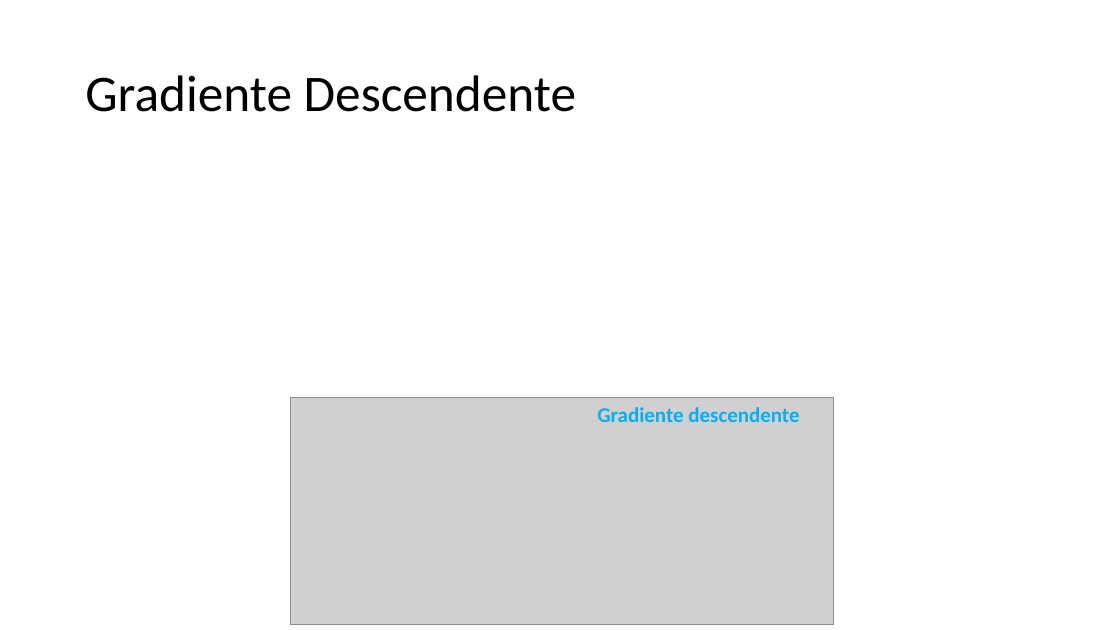
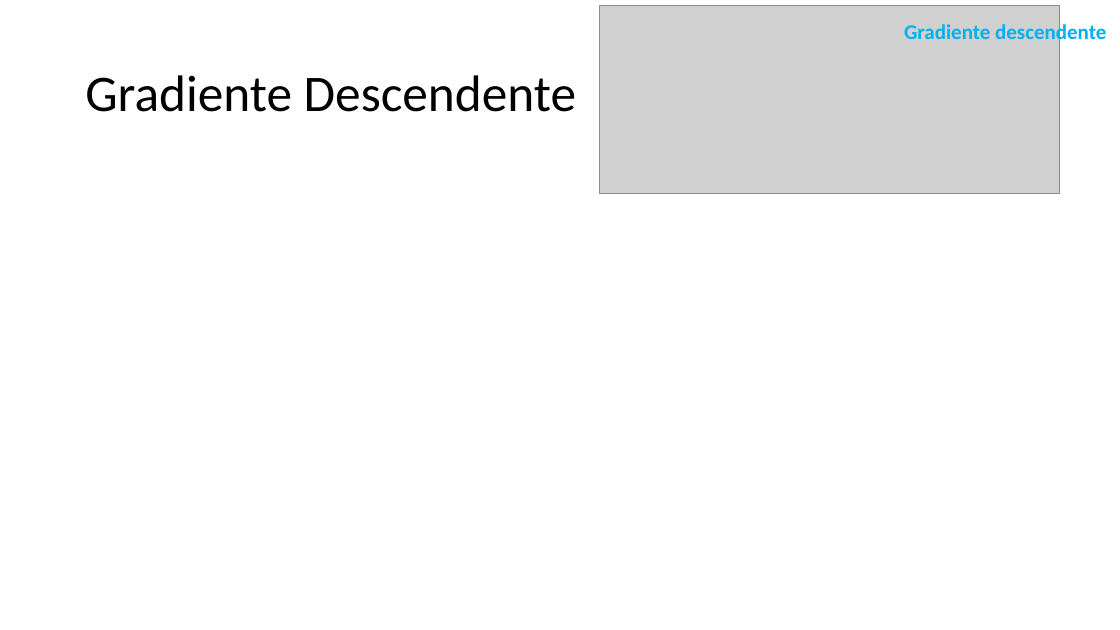
Before and after one commit to zz4fap/t319_aprendizado_de_maquina, a slide deck: slide 5 of slides/T319_Regressão_Linear (Parte II).pptx. Drawn at 1120x630 pixels with LibreOffice and Linux fonts; fonts in the diff are those of the drawing; grey boxes stand for pictures. Boxes give left, top, right and bottom in pixels: in the first picture for what was removed or moved away, otherwise in the second. Text is boxed around its words. In the diff, an @@ line names an element or a change of style, - is before the commit and + after.

```diff
--- a/slides/T319_Regressão_Linear (Parte II).pptx
+++ b/slides/T319_Regressão_Linear (Parte II).pptx
@@ picture added at box(599, 5, 1060, 194) @@
@@ text "Gradiente descendente" rewrapped from box(597, 407, 799, 422) to box(904, 22, 1106, 46) @@
@@ picture removed at box(291, 398, 833, 625) @@
```
Also in this commit, not shown: 5 other slides changed, 1 slide added, 2 slides removed, 32 other files.
